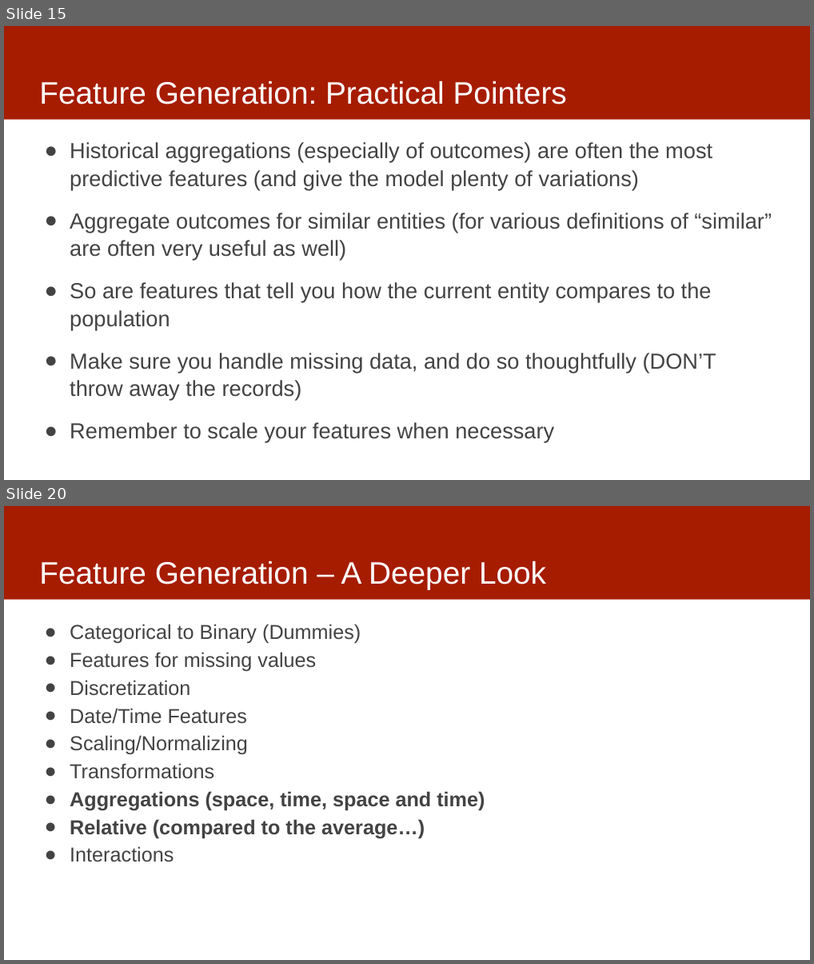
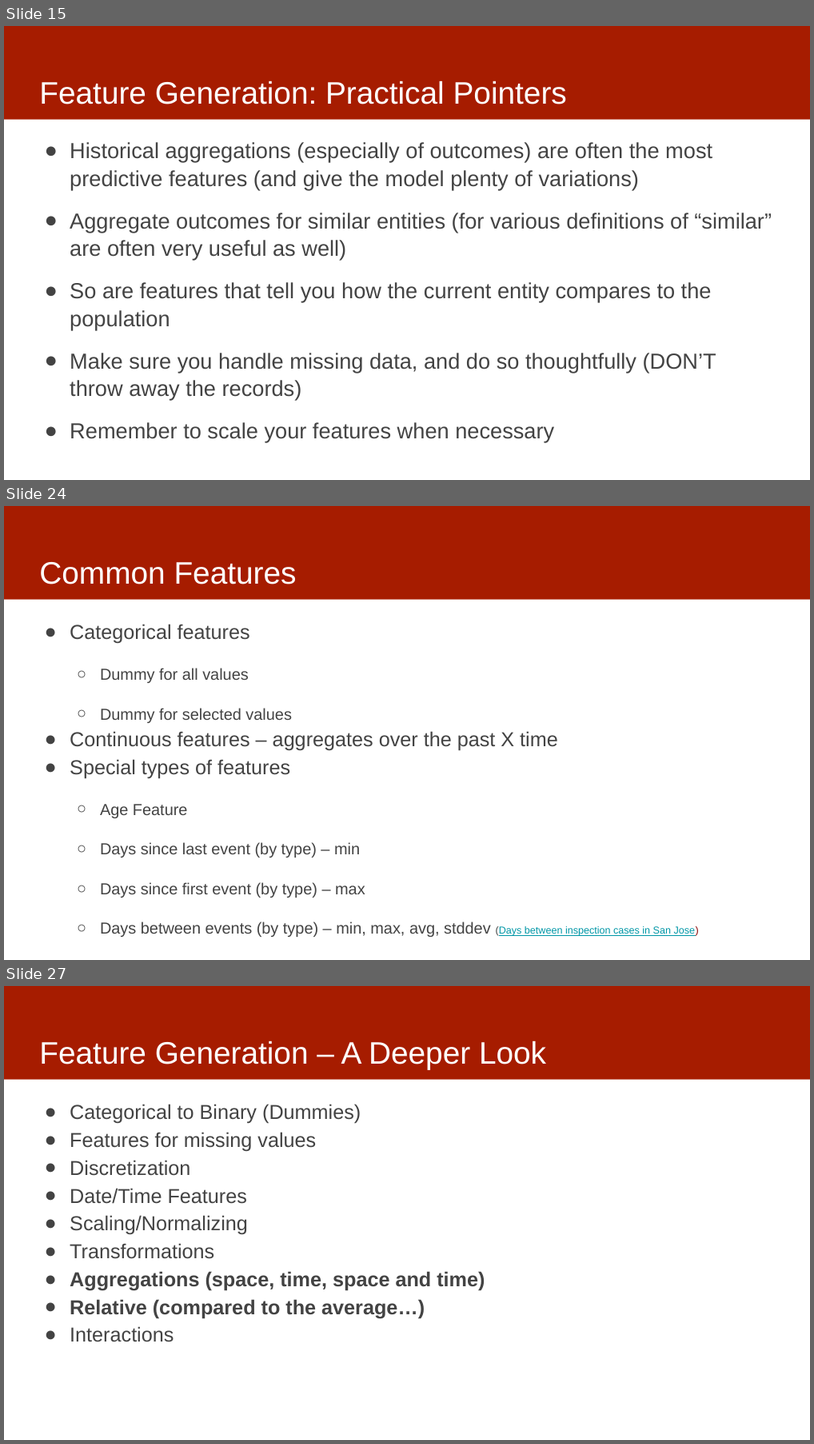
Before and after one commit to dssg/mlforpublicpolicylab, a slide deck: Lectures/12-features-and-imputation.pptx. Shown one above the other, each under a label of ours: slides 15 and 20 before the commit, slides 15, 24 and 27 after it; the slides between them are not shown. The pictures are 814x964 and 814x1444 pixels, drawn with LibreOffice and Linux fonts; fonts in the diff are those of the drawing. Boxes give left, top, right and bottom in pixels: in the first picture for what was removed or moved away, otherwise in the second. Text is boxed around its words. In the diff, an @@ line names an element or a change of style, - is before the commit and + after.

```diff
--- a/Lectures/12-features-and-imputation.pptx
+++ b/Lectures/12-features-and-imputation.pptx
@@ slide 24 added at [4, 506, 810, 960], background #FFFFFF; not listed: 1 template element that a slide beside it also shows @@
@@ title added at [39, 562, 297, 584], 37 pt, text #FFFFFF @@
+Common Features
@@ text added at [70, 624, 699, 936], 19 pt, text #434343 @@
+● Categorical features
+  ○ Dummy for all values
+  ○ Dummy for selected values
+● Continuous features – aggregates over the past X time
+● Special types of features
+  ○ Age Feature
+  ○ Days since last event (by type) – min
+  ○ Days since first event (by type) – max
+  ○ Days between events (by type) – min, max, avg, stddev (Days between inspection cases in San Jose)
@@ what was slide 20 is now slide 27 @@
```
Also in this commit, not shown: 3 slides changed, 6 other slides added, 1 other file.
